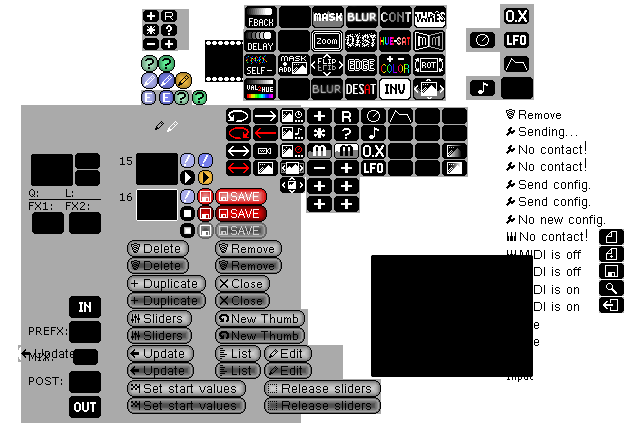
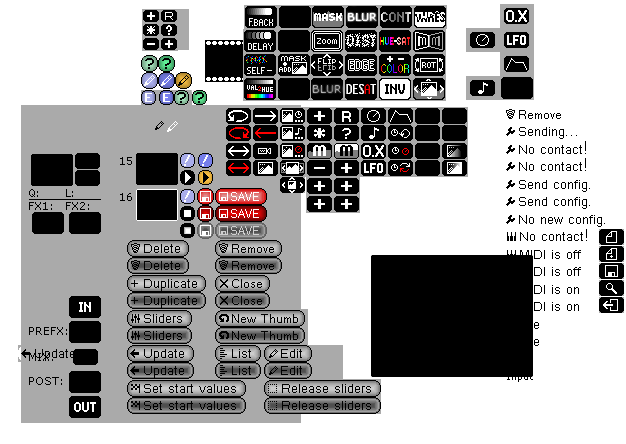
Revision of a layered (626, 444) image; what changed, layer by layer:
painted on "New Layer#4" over [391, 129, 410, 172]
